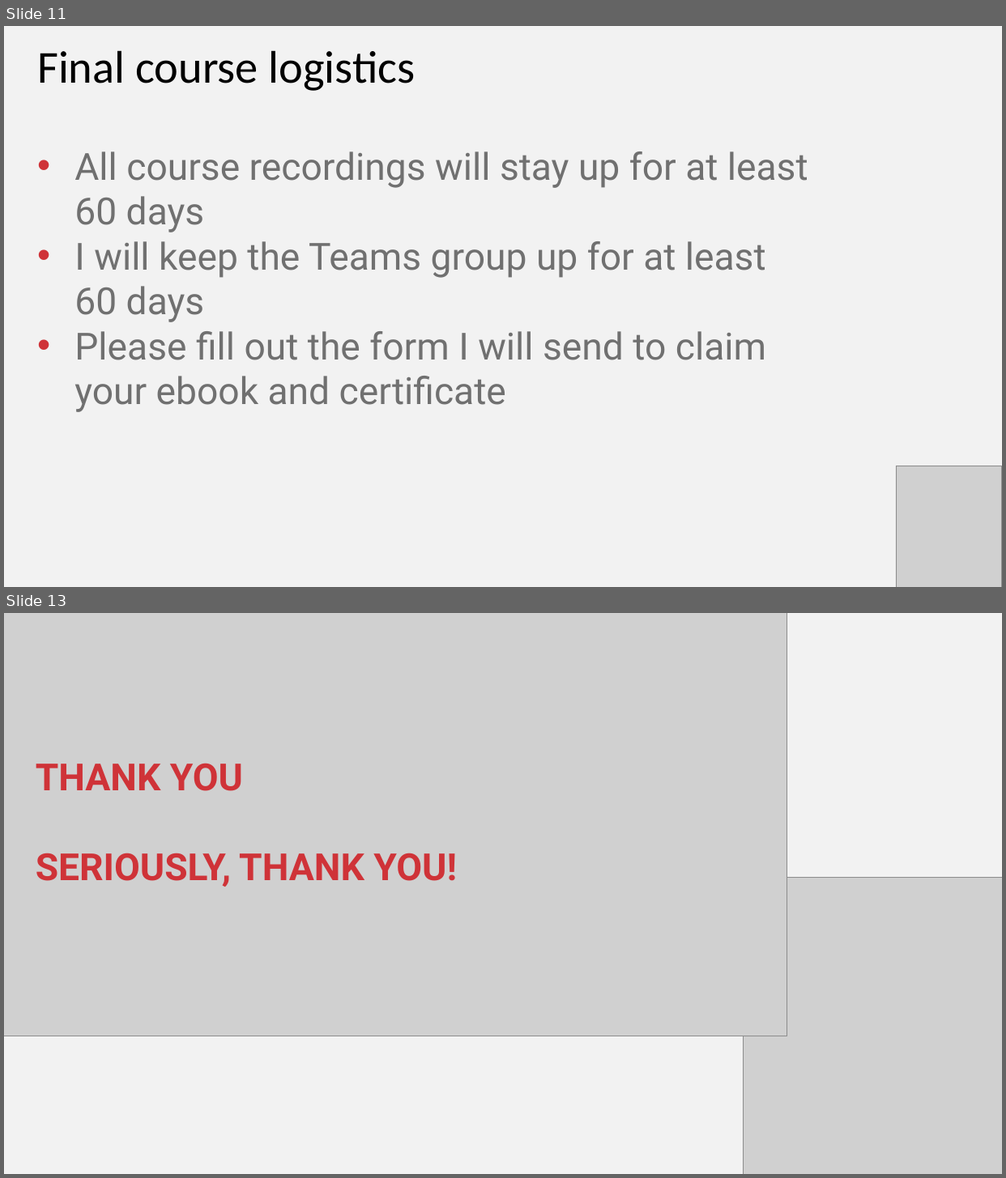
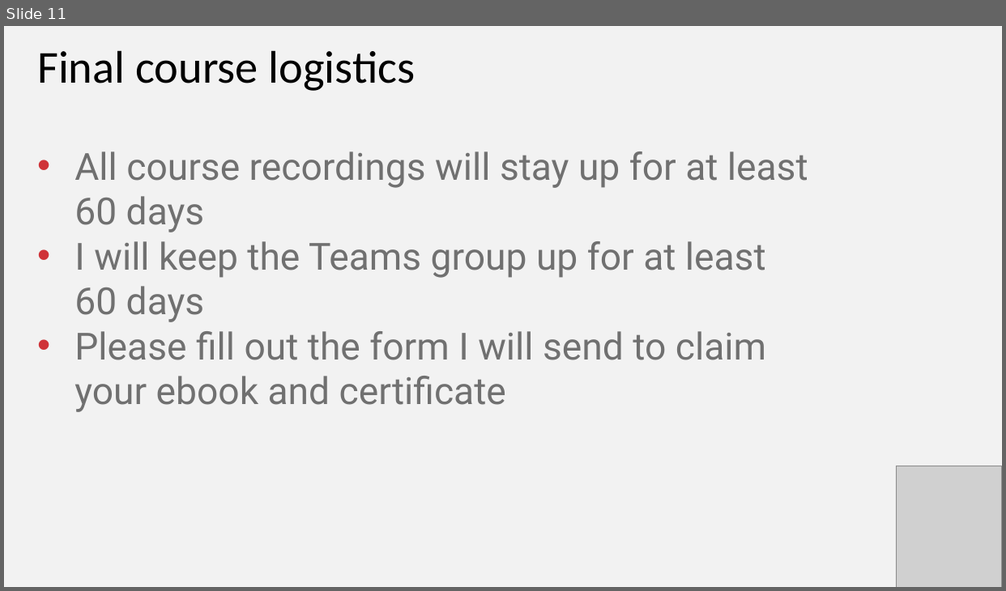
Before and after one commit to stringfestdata/ai-for-excel-in-a-week-may-2026, a slide deck: day-5-copilot-studio/day-5-copilot-studio.pptx. Shown one above the other, each under a label of ours: slides 11 and 13 before the commit, slide 11 after it; the slides between them are not shown. The pictures are 1006x1178 and 1006x591 pixels, drawn with LibreOffice and Linux fonts; fonts in the diff are those of the drawing; grey boxes stand for pictures. Boxes give left, top, right and bottom in pixels: in the first picture for what was removed or moved away, otherwise in the second. Text is boxed around its words. In the diff, an @@ line names an element or a change of style, - is before the commit and + after.

```diff
--- a/day-5-copilot-studio/day-5-copilot-studio.pptx
+++ b/day-5-copilot-studio/day-5-copilot-studio.pptx
@@ slide 13 removed at <box>4,613,1002,1174</box>, background #F2F2F2 @@
@@ picture removed at <box>4,613,787,1036</box> @@
@@ text removed at <box>36,763,457,887</box> @@
-THANK YOU
-SERIOUSLY, THANK YOU!
@@ picture removed at <box>743,877,1002,1174</box> @@
```
Also in this commit, not shown: 2 slides changed, 37 other files.
